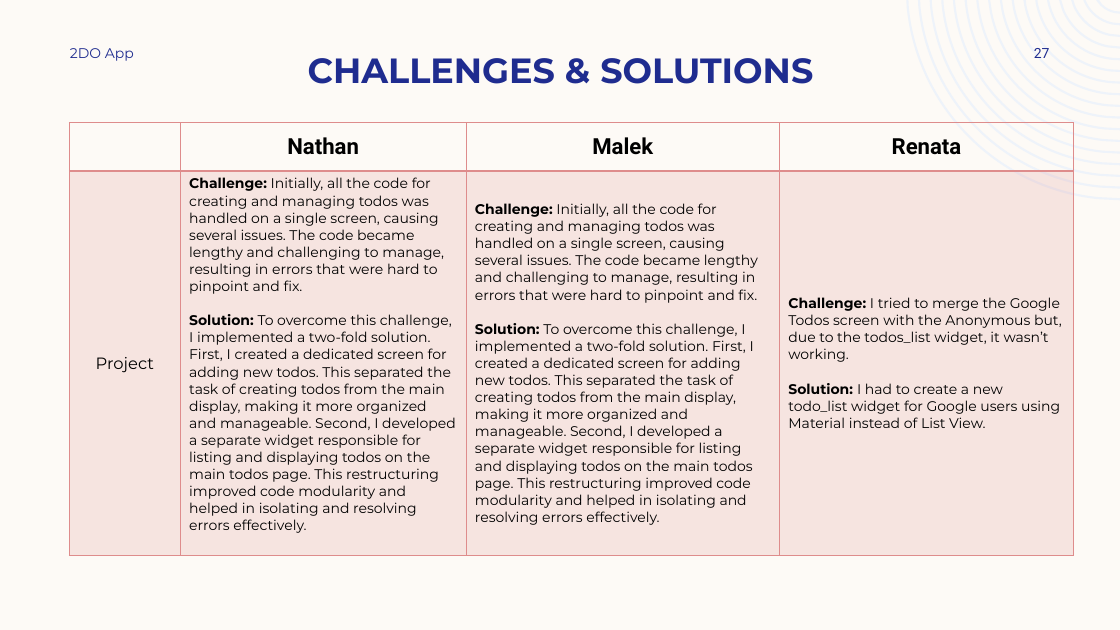
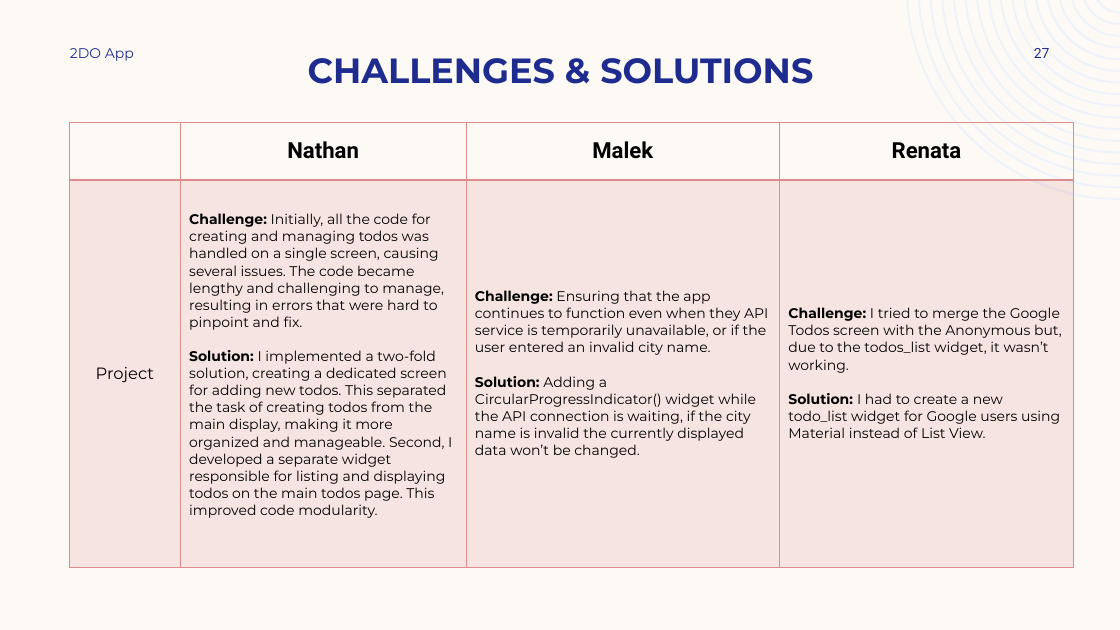
Before and after one commit to MalekGhazal/flutter_project, a slide deck: slide 27 of 2DO Project Presentation.pptx. Drawn at 1120x630 pixels with LibreOffice and Linux fonts; fonts in the diff are those of the drawing. Boxes give left, top, right and bottom in pixels: in the first picture for what was removed or moved away, otherwise in the second. Text is boxed around its words. In the diff, an @@ line names an element or a change of style, - is before the commit and + after.

Commit message:
Final Presentation

```diff
--- a/2DO Project Presentation.pptx
+++ b/2DO Project Presentation.pptx
@@ table at <box>70,123,1074,567</box> @@
-row 2, column 2: Challenge: Initially, all the code for creating and managing todos was handled on a single screen, causing several issues. The code became lengthy and challenging to manage, resulting in errors that were hard to pinpoint and fix. / Solution: To overcome this challenge, I implemented a two-fold solution. First, I created a dedicated screen for adding new todos. This separated the task of creating todos from the main display, making it more organized and manageable. Second, I developed a separate widget responsible for listing and displaying todos on the main todos page. This restructuring improved code modularity and helped in isolating and resolving errors effectively.
+row 2, column 2: Challenge: Initially, all the code for creating and managing todos was handled on a single screen, causing several issues. The code became lengthy and challenging to manage, resulting in errors that were hard to pinpoint and fix. / Solution: I implemented a two-fold solution, creating a dedicated screen for adding new todos. This separated the task of creating todos from the main display, making it more organized and manageable. Second, I developed a separate widget responsible for listing and displaying todos on the main todos page. This improved code modularity.
-row 2, column 3: Challenge: Initially, all the code for creating and managing todos was handled on a single screen, causing several issues. The code became lengthy and challenging to manage, resulting in errors that were hard to pinpoint and fix. / Solution: To overcome this challenge, I implemented a two-fold solution. First, I created a dedicated screen for adding new todos. This separated the task of creating todos from the main display, making it more organized and manageable. Second, I developed a separate widget responsible for listing and displaying todos on the main todos page. This restructuring improved code modularity and helped in isolating and resolving errors effectively.
+row 2, column 3: Challenge: Ensuring that the app continues to function even when they API service is temporarily unavailable, or if the user entered an invalid city name. / Solution: Adding a CircularProgressIndicator() widget while the API connection is waiting, if the city name is invalid the currently displayed data won’t be changed.
```
